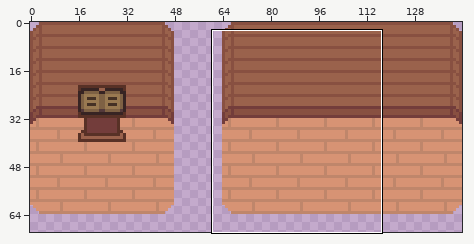
One commit to this pixel-art file: assets/object/objects-furniture.aseprite. Above, an overview of the earlier version with the close-up marked.
Close-up. Earlier state:
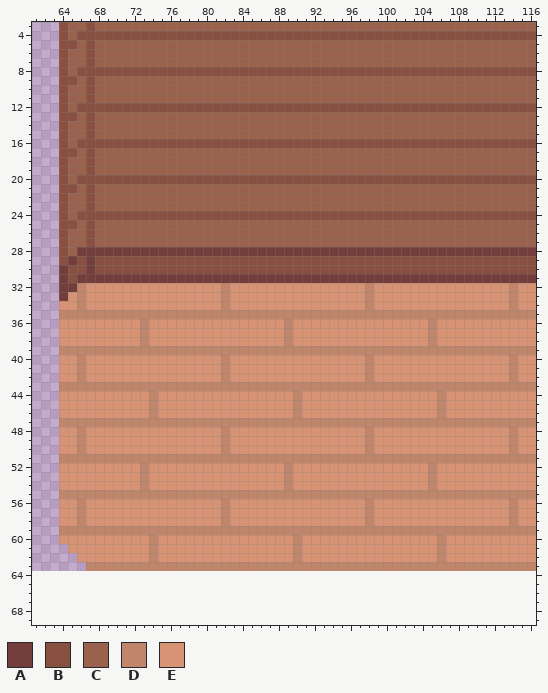
144x64 pixels, 1 frame. Shown: x 61..116, y 3..69. The old version is drawn lined up with the new one, on the new canvas. The wide view leaves out empty margins. The commit also changed other parts of the picture, which this record leaves out.
Visible layers, top first: "Furniture", "Reference".
Palette (. is transparent): A #733d3b  B #885041  C #9a624c  D #bf866b  E #d79374
Pixels before (only the part around the change), first column x 61:
 3 ...BCCBCCCCCCCCCCCCCCCCCCCCCCCCCCCCCCCCCCCCCCCCCCCCCCCCC
 4 ...BCBBBBBBBBBBBBBBBBBBBBBBBBBBBBBBBBBBBBBBBBBBBBBBBBBBB
 5 ...BBCBCCCCCCCCCCCCCCCCCCCCCCCCCCCCCCCCCCCCCCCCCCCCCCCCC
 6 ...BCCBCCCCCCCCCCCCCCCCCCCCCCCCCCCCCCCCCCCCCCCCCCCCCCCCC
 7 ...BCCBCCCCCCCCCCCCCCCCCCCCCCCCCCCCCCCCCCCCCCCCCCCCCCCCC
 8 ...BCBBBBBBBBBBBBBBBBBBBBBBBBBBBBBBBBBBBBBBBBBBBBBBBBBBB
 9 ...BBCBCCCCCCCCCCCCCCCCCCCCCCCCCCCCCCCCCCCCCCCCCCCCCCCCC
10 ...BCCBCCCCCCCCCCCCCCCCCCCCCCCCCCCCCCCCCCCCCCCCCCCCCCCCC
11 ...BCCBCCCCCCCCCCCCCCCCCCCCCCCCCCCCCCCCCCCCCCCCCCCCCCCCC
12 ...BCBBBBBBBBBBBBBBBBBBBBBBBBBBBBBBBBBBBBBBBBBBBBBBBBBBB
13 ...BBCBCCCCCCCCCCCCCCCCCCCCCCCCCCCCCCCCCCCCCCCCCCCCCCCCC
14 ...BCCBCCCCCCCCCCCCCCCCCCCCCCCCCCCCCCCCCCCCCCCCCCCCCCCCC
15 ...BCCBCCCCCCCCCCCCCCCCCCCCCCCCCCCCCCCCCCCCCCCCCCCCCCCCC
16 ...BCBBBBBBBBBBBBBBBBBBBBBBBBBBBBBBBBBBBBBBBBBBBBBBBBBBB
17 ...BBCBCCCCCCCCCCCCCCCCCCCCCCCCCCCCCCCCCCCCCCCCCCCCCCCCC
18 ...BCCBCCCCCCCCCCCCCCCCCCCCCCCCCCCCCCCCCCCCCCCCCCCCCCCCC
19 ...BCCBCCCCCCCCCCCCCCCCCCCCCCCCCCCCCCCCCCCCCCCCCCCCCCCCC
20 ...BCBBBBBBBBBBBBBBBBBBBBBBBBBBBBBBBBBBBBBBBBBBBBBBBBBBB
21 ...BBCBCCCCCCCCCCCCCCCCCCCCCCCCCCCCCCCCCCCCCCCCCCCCCCCCC
22 ...BCCBCCCCCCCCCCCCCCCCCCCCCCCCCCCCCCCCCCCCCCCCCCCCCCCCC
23 ...BCCBCCCCCCCCCCCCCCCCCCCCCCCCCCCCCCCCCCCCCCCCCCCCCCCCC
24 ...BCBBBBBBBBBBBBBBBBBBBBBBBBBBBBBBBBBBBBBBBBBBBBBBBBBBB
25 ...BBCBCCCCCCCCCCCCCCCCCCCCCCCCCCCCCCCCCCCCCCCCCCCCCCCCC
26 ...BCCBCCCCCCCCCCCCCCCCCCCCCCCCCCCCCCCCCCCCCCCCCCCCCCCCC
27 ...BCCBCCCCCCCCCCCCCCCCCCCCCCCCCCCCCCCCCCCCCCCCCCCCCCCCC
28 ...BCAAAAAAAAAAAAAAAAAAAAAAAAAAAAAAAAAAAAAAAAAAAAAAAAAAA
29 ...BABABBBBBBBBBBBBBBBBBBBBBBBBBBBBBBBBBBBBBBBBBBBBBBBBB
30 ...ABBABBBBBBBBBBBBBBBBBBBBBBBBBBBBBBBBBBBBBBBBBBBBBBBBB
31 ...ABAAAAAAAAAAAAAAAAAAAAAAAAAAAAAAAAAAAAAAAAAAAAAAAAAAA
32 ...AADEEEEEEEEEEEEEEEDEEEEEEEEEEEEEEEDEEEEEEEEEEEEEEEDEE
33 ...AEDEEEEEEEEEEEEEEEDEEEEEEEEEEEEEEEDEEEEEEEEEEEEEEEDEE
34 ...EEDEEEEEEEEEEEEEEEDEEEEEEEEEEEEEEEDEEEEEEEEEEEEEEEDEE
35 ...DDDDDDDDDDDDDDDDDDDDDDDDDDDDDDDDDDDDDDDDDDDDDDDDDDDDD
36 ...EEEEEEEEEDEEEEEEEEEEEEEEEDEEEEEEEEEEEEEEEDEEEEEEEEEEE
37 ...EEEEEEEEEDEEEEEEEEEEEEEEEDEEEEEEEEEEEEEEEDEEEEEEEEEEE
38 ...EEEEEEEEEDEEEEEEEEEEEEEEEDEEEEEEEEEEEEEEEDEEEEEEEEEEE
39 ...DDDDDDDDDDDDDDDDDDDDDDDDDDDDDDDDDDDDDDDDDDDDDDDDDDDDD
40 ...EEDEEEEEEEEEEEEEEEDEEEEEEEEEEEEEEEDEEEEEEEEEEEEEEEDEE
41 ...EEDEEEEEEEEEEEEEEEDEEEEEEEEEEEEEEEDEEEEEEEEEEEEEEEDEE
42 ...EEDEEEEEEEEEEEEEEEDEEEEEEEEEEEEEEEDEEEEEEEEEEEEEEEDEE
43 ...DDDDDDDDDDDDDDDDDDDDDDDDDDDDDDDDDDDDDDDDDDDDDDDDDDDDD
44 ...EEEEEEEEEEDEEEEEEEEEEEEEEEDEEEEEEEEEEEEEEEDEEEEEEEEEE
45 ...EEEEEEEEEEDEEEEEEEEEEEEEEEDEEEEEEEEEEEEEEEDEEEEEEEEEE
46 ...EEEEEEEEEEDEEEEEEEEEEEEEEEDEEEEEEEEEEEEEEEDEEEEEEEEEE
47 ...DDDDDDDDDDDDDDDDDDDDDDDDDDDDDDDDDDDDDDDDDDDDDDDDDDDDD
48 ...EEDEEEEEEEEEEEEEEEDEEEEEEEEEEEEEEEDEEEEEEEEEEEEEEEDEE
49 ...EEDEEEEEEEEEEEEEEEDEEEEEEEEEEEEEEEDEEEEEEEEEEEEEEEDEE
50 ...EEDEEEEEEEEEEEEEEEDEEEEEEEEEEEEEEEDEEEEEEEEEEEEEEEDEE
51 ...DDDDDDDDDDDDDDDDDDDDDDDDDDDDDDDDDDDDDDDDDDDDDDDDDDDDD
52 ...EEEEEEEEEDEEEEEEEEEEEEEEEDEEEEEEEEEEEEEEEDEEEEEEEEEEE
53 ...EEEEEEEEEDEEEEEEEEEEEEEEEDEEEEEEEEEEEEEEEDEEEEEEEEEEE
54 ...EEEEEEEEEDEEEEEEEEEEEEEEEDEEEEEEEEEEEEEEEDEEEEEEEEEEE
55 ...DDDDDDDDDDDDDDDDDDDDDDDDDDDDDDDDDDDDDDDDDDDDDDDDDDDDD
56 ...EEDEEEEEEEEEEEEEEEDEEEEEEEEEEEEEEEDEEEEEEEEEEEEEEEDEE
57 ...EEDEEEEEEEEEEEEEEEDEEEEEEEEEEEEEEEDEEEEEEEEEEEEEEEDEE
58 ...EEDEEEEEEEEEEEEEEEDEEEEEEEEEEEEEEEDEEEEEEEEEEEEEEEDEE
59 ...DDDDDDDDDDDDDDDDDDDDDDDDDDDDDDDDDDDDDDDDDDDDDDDDDDDDD
60 ...EEEEEEEEEEDEEEEEEEEEEEEEEEDEEEEEEEEEEEEEEEDEEEEEEEEEE
61 ....EEEEEEEEEDEEEEEEEEEEEEEEEDEEEEEEEEEEEEEEEDEEEEEEEEEE
62 .....EEEEEEEEDEEEEEEEEEEEEEEEDEEEEEEEEEEEEEEEDEEEEEEEEEE
63 ......DDDDDDDDDDDDDDDDDDDDDDDDDDDDDDDDDDDDDDDDDDDDDDDDDD
64 ........................................................
65 ........................................................
66 ........................................................
67 ........................................................
68 ........................................................
And afterwards:
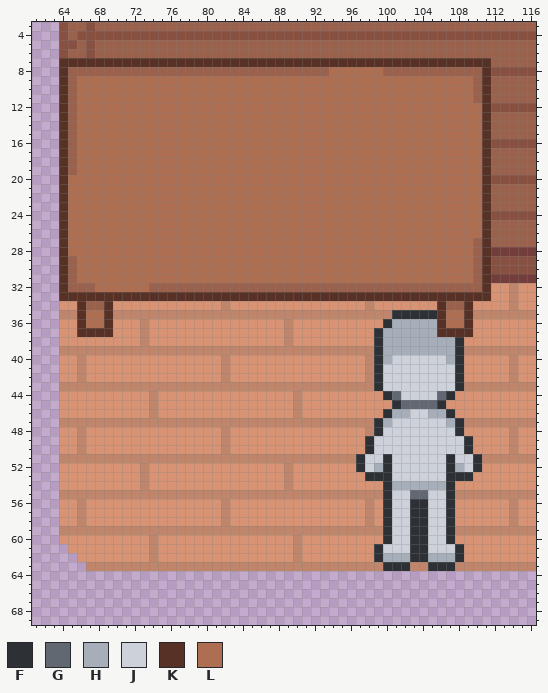
Colours new in this view: F #2d3136  G #626871  H #a6aeba  J #cdd2da  K #583126  L #ad6e51
The exact change:
canvas 144x64 -> 144x128
Changed rows in their new state; - is an unchanged pixel.
first column x 64:
 7 KKKKKKKKKKKKKKKKKKKKKKKKKKKKKKKKKKKKKKKKKKKKKKKK
 8 K-CCCCCCCCCCCCCCCCCCCCCCCCCCCCLLLLLLCCCCCCCCCCCK
 9 KCLLLLLLLLLLLLLLLLLLLLLLLLLLLLLLLLLLLLLLLLLLLL-K
10 K-LLLLLLLLLLLLLLLLLLLLLLLLLLLLLLLLLLLLLLLLLLLL-K
11 K-LLLLLLLLLLLLLLLLLLLLLLLLLLLLLLLLLLLLLLLLLLLL-K
12 K-LLLLLLLLLLLLLLLLLLLLLLLLLLLLLLLLLLLLLLLLLLLLLK
13 KCLLLLLLLLLLLLLLLLLLLLLLLLLLLLLLLLLLLLLLLLLLLLLK
14 K-LLLLLLLLLLLLLLLLLLLLLLLLLLLLLLLLLLLLLLLLLLLLLK
15 K-LLLLLLLLLLLLLLLLLLLLLLLLLLLLLLLLLLLLLLLLLLLLLK
16 K-LLLLLLLLLLLLLLLLLLLLLLLLLLLLLLLLLLLLLLLLLLLLLK
17 KCLLLLLLLLLLLLLLLLLLLLLLLLLLLLLLLLLLLLLLLLLLLLLK
18 K-LLLLLLLLLLLLLLLLLLLLLLLLLLLLLLLLLLLLLLLLLLLLLK
19 K-LLLLLLLLLLLLLLLLLLLLLLLLLLLLLLLLLLLLLLLLLLLLLK
20 KLLLLLLLLLLLLLLLLLLLLLLLLLLLLLLLLLLLLLLLLLLLLLLK
21 KLLLLLLLLLLLLLLLLLLLLLLLLLLLLLLLLLLLLLLLLLLLLLLK
22 KLLLLLLLLLLLLLLLLLLLLLLLLLLLLLLLLLLLLLLLLLLLLLLK
23 KLLLLLLLLLLLLLLLLLLLLLLLLLLLLLLLLLLLLLLLLLLLLLLK
24 KLLLLLLLLLLLLLLLLLLLLLLLLLLLLLLLLLLLLLLLLLLLLLLK
25 KLLLLLLLLLLLLLLLLLLLLLLLLLLLLLLLLLLLLLLLLLLLLLLK
26 KLLLLLLLLLLLLLLLLLLLLLLLLLLLLLLLLLLLLLLLLLLLLLLK
27 KLLLLLLLLLLLLLLLLLLLLLLLLLLLLLLLLLLLLLLLLLLLLL-K
28 KLLLLLLLLLLLLLLLLLLLLLLLLLLLLLLLLLLLLLLLLLLLLLCK
29 KCLLLLLLLLLLLLLLLLLLLLLLLLLLLLLLLLLLLLLLLLLLLLCK
30 KCLLLLLLLLLLLLLLLLLLLLLLLLLLLLLLLLLLLLLLLLLLLLCK
31 KCLLLLLLLLLLLLLLLLLLLLLLLLLLLLLLLLLLLLLLLLLLLLCK
32 KCCCLLLLLLCCCCCCCCCCCCCCCCCCCCCCCCCCCCCCCCCCCCCK
33 KKKKKKKKKKKKKKKKKKKKKKKKKKKKKKKKKKKKKKKKKKKKKKKK
34 --KCCK------------------------------------KCCK--
35 --KLLK-------------------------------FFFFFKLLK--
36 --KLLK------------------------------FHHHHHKLLK--
37 --KKKK-----------------------------FHHHHHHKKKK--
38 -----------------------------------FHHHHHHHHF---
39 -----------------------------------FHHHHHHHHF---
40 -----------------------------------FHJJJJJJHF---
41 -----------------------------------FJJJJJJJJF---
42 -----------------------------------FJJJJJJJJF---
43 -----------------------------------FJJJJJJJJF---
44 ------------------------------------FGJJJJGF----
45 -------------------------------------FGGGGF-----
46 ------------------------------------FHHJJHHF----
47 -----------------------------------FHJJJJJJHF---
48 -----------------------------------FJJJJJJJJF---
49 ----------------------------------FJJJJJJJJJJF--
50 ----------------------------------FJJJJJJJJJJF--
51 ---------------------------------FJJFJJJJJJFJJF-
52 ---------------------------------FJHFJJJJJJFHJF-
53 ----------------------------------FFFJJJJJJFFF--
54 ------------------------------------FHHHHHHF----
55 ------------------------------------FJJGGJJF----
56 ------------------------------------FJJFFJJF----
57 ------------------------------------FJJFFJJF----
58 ------------------------------------FJJFFJJF----
59 ------------------------------------FJJFFJJF----
60 ------------------------------------FJJFFJJF----
61 -----------------------------------FJJJFFJJJF---
62 -----------------------------------FHHHFFHHHF---
63 ------------------------------------FFF--FFF----
Where, in picture pixels (left, top, right, bottom), the same in both close-ups:
changed: (59, 58, 491, 571)
